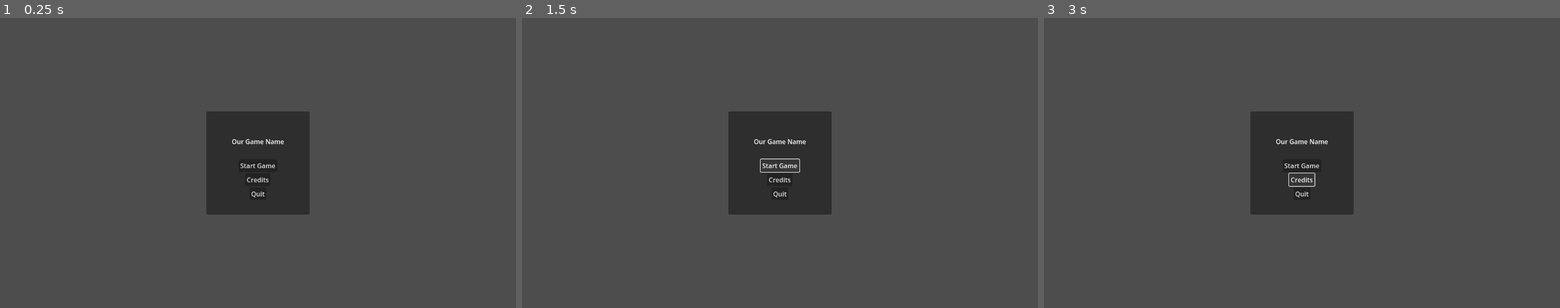
Above: before the commit, frames 1-3 (left to right).
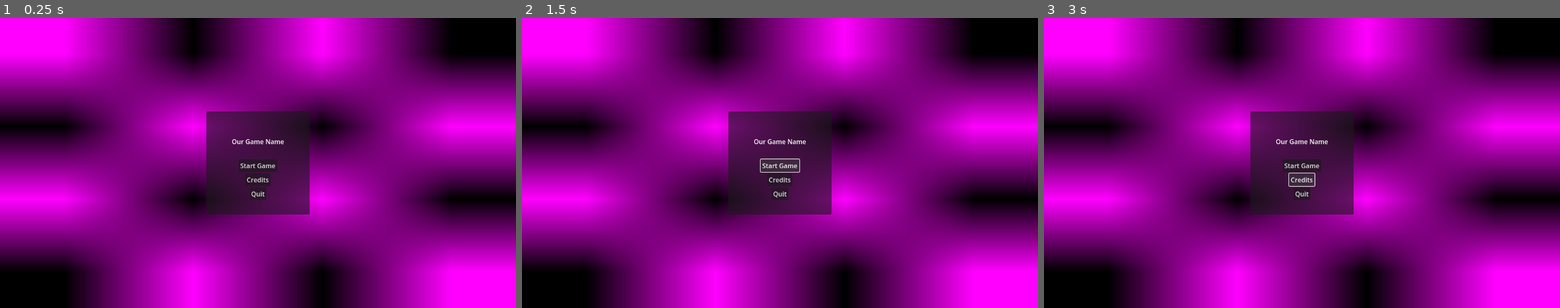
Above: after the commit, the same moments.

Repository: nebunez/career-pathology
Game: Godot game, scene res://menu.tscn
Same seed, same stepped clock (60 frames per second), same inputs: the game is played once before the commit and once after it.
Inputs:
- Up to frame 1 (0.25 s): no input
- Up to frame 2 (1.5 s): click "Start Game" at 0.5 s; click "Start Game" at 1.25 s
- Up to frame 3 (3 s): click "Start Game" at 2 s; click "Credits" at 2.75 s

The runs differ from the first frame. In frame 1, 99% of the frame differs, in the area x 0-100%, y 0-100%; in frame 2, 99%; in frame 3, 99%.

Commit message:
Add Player Character and Prototype scene

Diff:
--- a/fs-hof-2025---team-7/menu.tscn
+++ b/fs-hof-2025---team-7/menu.tscn
@@ -1,6 +1,8 @@
-[gd_scene load_steps=2 format=3 uid="uid://64n7fn525aop"]
+[gd_scene load_steps=3 format=3 uid="uid://64n7fn525aop"]
 
 [ext_resource type="Theme" uid="uid://iy0q11075hte" path="res://main_theme.tres" id="1_lti8b"]
+
+[sub_resource type="NoiseTexture2D" id="NoiseTexture2D_lti8b"]
 
 [node name="Menu" type="Control"]
 layout_mode = 3
@@ -10,6 +12,15 @@
 grow_horizontal = 2
 grow_vertical = 2
 theme = ExtResource("1_lti8b")
+
+[node name="TextureRect" type="TextureRect" parent="."]
+layout_mode = 1
+anchors_preset = 15
+anchor_right = 1.0
+anchor_bottom = 1.0
+grow_horizontal = 2
+grow_vertical = 2
+texture = SubResource("NoiseTexture2D_lti8b")
 
 [node name="Background" type="Panel" parent="."]
 layout_mode = 1
--- /dev/null
+++ b/fs-hof-2025---team-7/player_character.tscn
@@ -0,0 +1,15 @@
+[gd_scene load_steps=3 format=3 uid="uid://d26acnrtv8nu7"]
+
+[ext_resource type="Texture2D" uid="uid://qjrh1376vv3f" path="res://icon.svg" id="1_02ohv"]
+
+[sub_resource type="CapsuleShape2D" id="CapsuleShape2D_5up26"]
+radius = 64.0
+height = 128.0
+
+[node name="CharacterBody2D" type="RigidBody2D"]
+
+[node name="CollisionShape2D" type="CollisionShape2D" parent="."]
+shape = SubResource("CapsuleShape2D_5up26")
+
+[node name="Sprite2D" type="Sprite2D" parent="."]
+texture = ExtResource("1_02ohv")
--- /dev/null
+++ b/fs-hof-2025---team-7/prototype_pc.tscn
@@ -0,0 +1,32 @@
+[gd_scene load_steps=6 format=3 uid="uid://cniwlsibop00s"]
+
+[ext_resource type="PackedScene" uid="uid://d26acnrtv8nu7" path="res://player_character.tscn" id="1_xuxd4"]
+
+[sub_resource type="PhysicsMaterial" id="PhysicsMaterial_xuxd4"]
+
+[sub_resource type="Gradient" id="Gradient_3cr1e"]
+offsets = PackedFloat32Array(0)
+colors = PackedColorArray(0, 1, 0, 1)
+
+[sub_resource type="GradientTexture2D" id="GradientTexture2D_15brc"]
+gradient = SubResource("Gradient_3cr1e")
+width = 1280
+height = 20
+
+[sub_resource type="RectangleShape2D" id="RectangleShape2D_mg1s3"]
+size = Vector2(1280, 20)
+
+[node name="PrototypePc" type="Node2D"]
+
+[node name="PlayerCharacter" parent="." instance=ExtResource("1_xuxd4")]
+position = Vector2(640, 590)
+
+[node name="Floor" type="StaticBody2D" parent="."]
+position = Vector2(640, 710)
+physics_material_override = SubResource("PhysicsMaterial_xuxd4")
+
+[node name="Sprite2D" type="Sprite2D" parent="Floor"]
+texture = SubResource("GradientTexture2D_15brc")
+
+[node name="CollisionShape2D" type="CollisionShape2D" parent="Floor"]
+shape = SubResource("RectangleShape2D_mg1s3")
